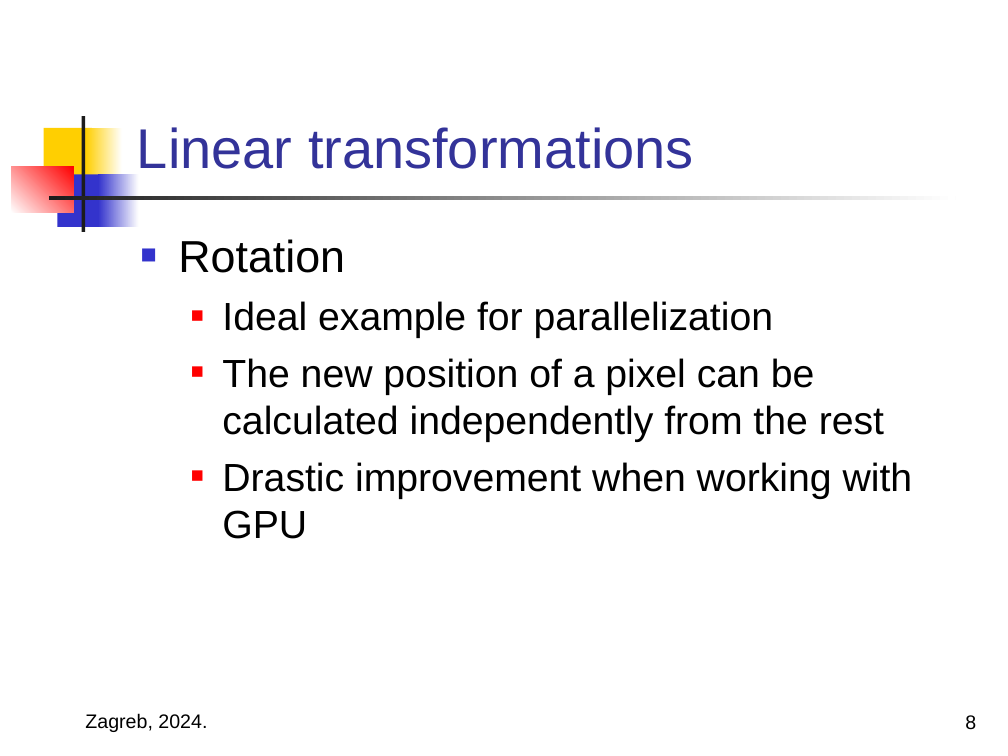
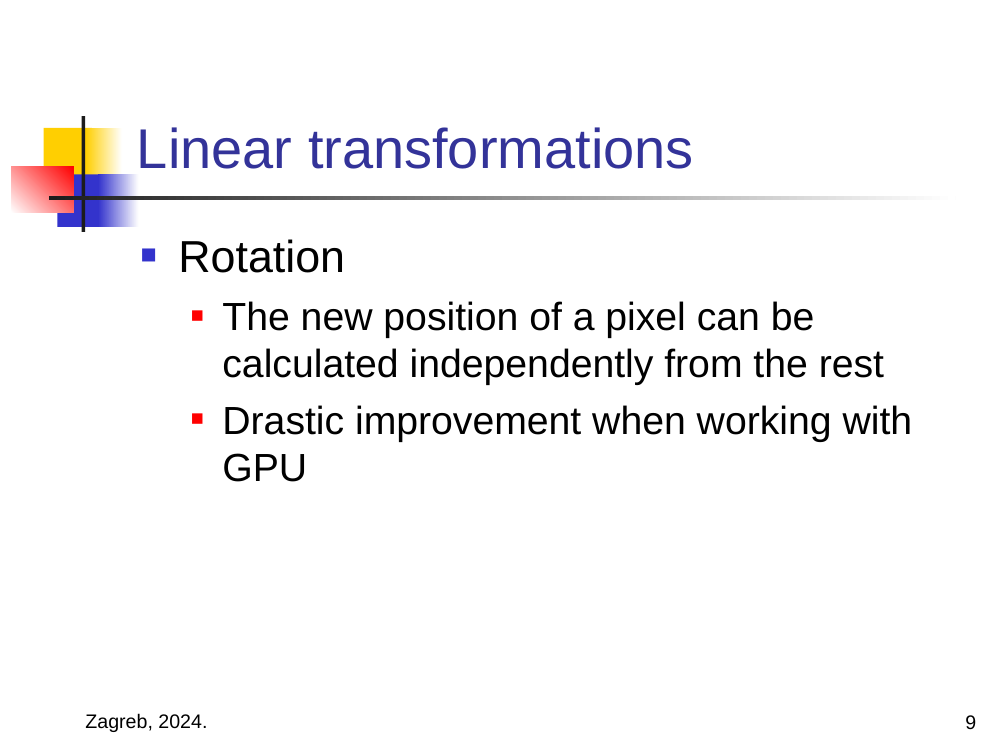
Before and after one commit to MarkoHaralovic/parallel-img-proc, a slide deck: slide 9 of prezentacija.ppt (slide 8 before the commit). Drawn at 1008x756 pixels with LibreOffice and Linux fonts; fonts in the diff are those of the drawing. Boxes give left, top, right and bottom in pixels: in the first picture for what was removed or moved away, otherwise in the second. Text is boxed around its words. In the diff, an @@ line names an element or a change of style, - is before the commit and + after.

```diff
--- a/prezentacija.ppt
+++ b/prezentacija.ppt
@@ text at box(222, 301, 774, 338): paragraph removed @@
-  ■ Ideal example for parallelization
@@ page number at box(965, 715, 976, 730): text changed @@
-8
+9
```
Also in this commit, not shown: 2 other slides changed, 4 slides added, 2 slides removed.
